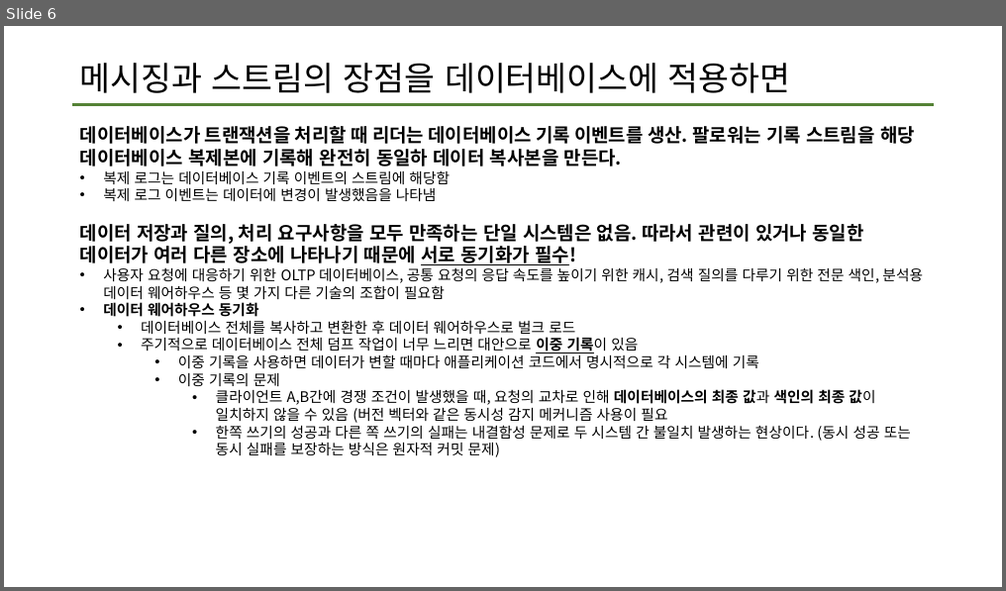
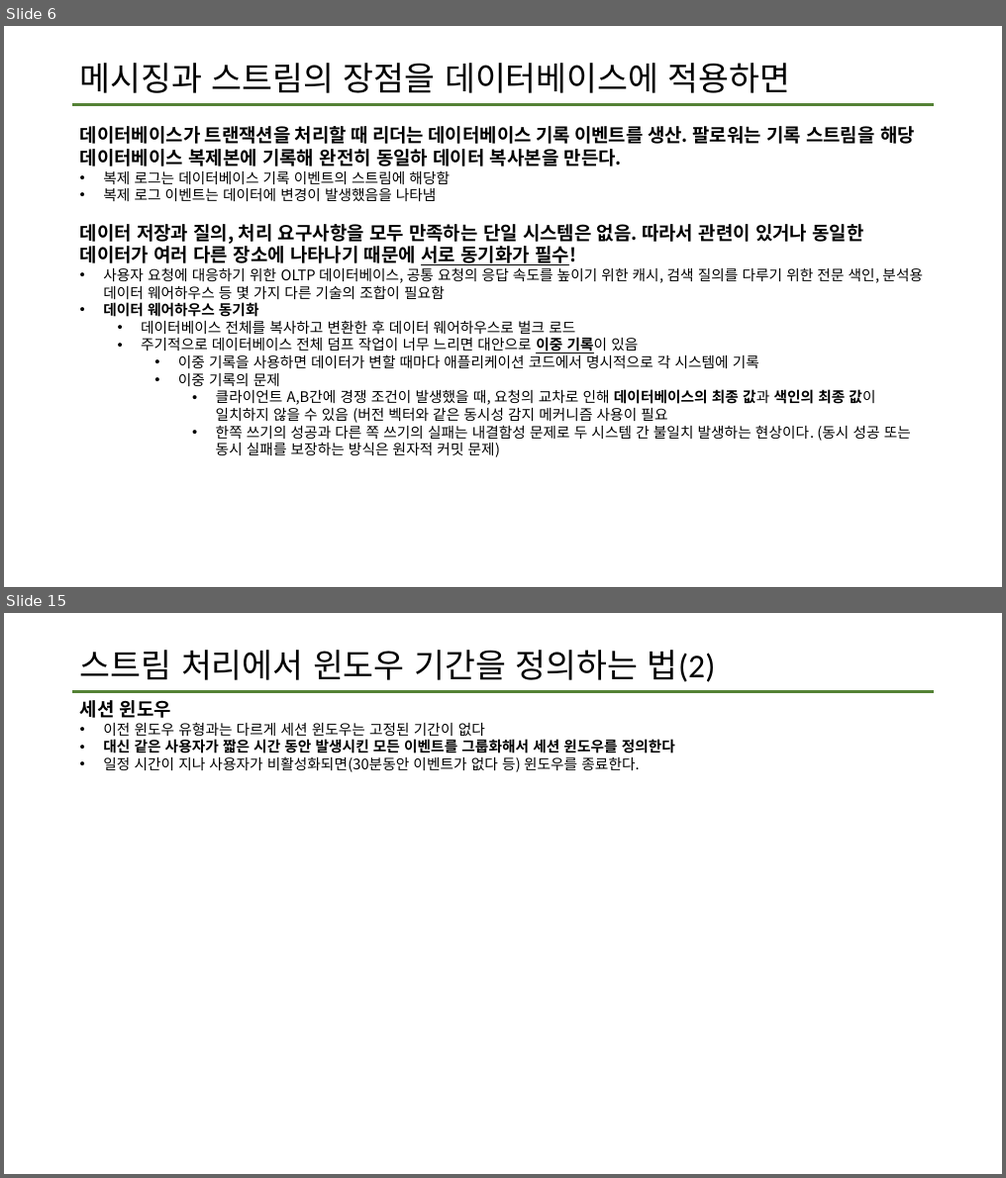
Before and after one commit to data-system-wiki/designing-data-intensive-applications, a slide deck: resources/chapter 11 summary.pptx. Shown one above the other, each under a label of ours: slide 6 before the commit, slides 6 and 15 after it; the slides between them are not shown. The pictures are 1006x591 and 1006x1178 pixels, drawn with LibreOffice and Linux fonts; fonts in the diff are those of the drawing. Boxes give left, top, right and bottom in pixels: in the first picture for what was removed or moved away, otherwise in the second. Text is boxed around its words. In the diff, an @@ line names an element or a change of style, - is before the commit and + after.

Commit message:
11장 마지막 업데이트
스트림처리에서 내결함성 문제를 해결하는 방법까지

```diff
--- a/resources/chapter 11 summary.pptx
+++ b/resources/chapter 11 summary.pptx
@@ slide 15 added at (4, 613, 1002, 1174), background #FFFFFF; not listed: 1 template element that a slide beside it also shows @@
@@ title added at (80, 650, 715, 682), 32 pt, text #000000 @@
+스트림 처리에서 윈도우 기간을 정의하는 법(2)
@@ text added at (80, 700, 675, 772), 14 pt, text #000000 @@
+세션 윈도우
+• 이전 윈도우 유형과는 다르게 세션 윈도우는 고정된 기간이 없다
+• 대신 같은 사용자가 짧은 시간 동안 발생시킨 모든 이벤트를 그룹화해서 세션 윈도우를 정의한다
+• 일정 시간이 지나 사용자가 비활성화되면(30분동안 이벤트가 없다 등) 윈도우를 종료한다.
```
Also in this commit, not shown: 2 slides changed, 11 other slides added.
